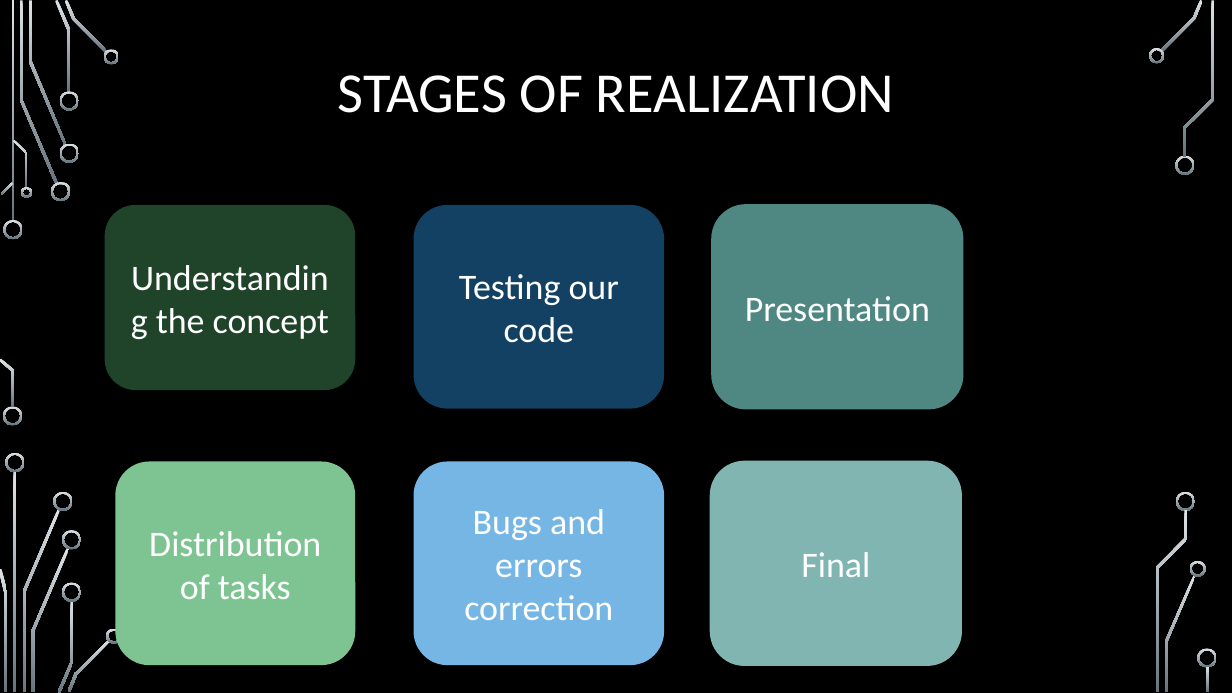
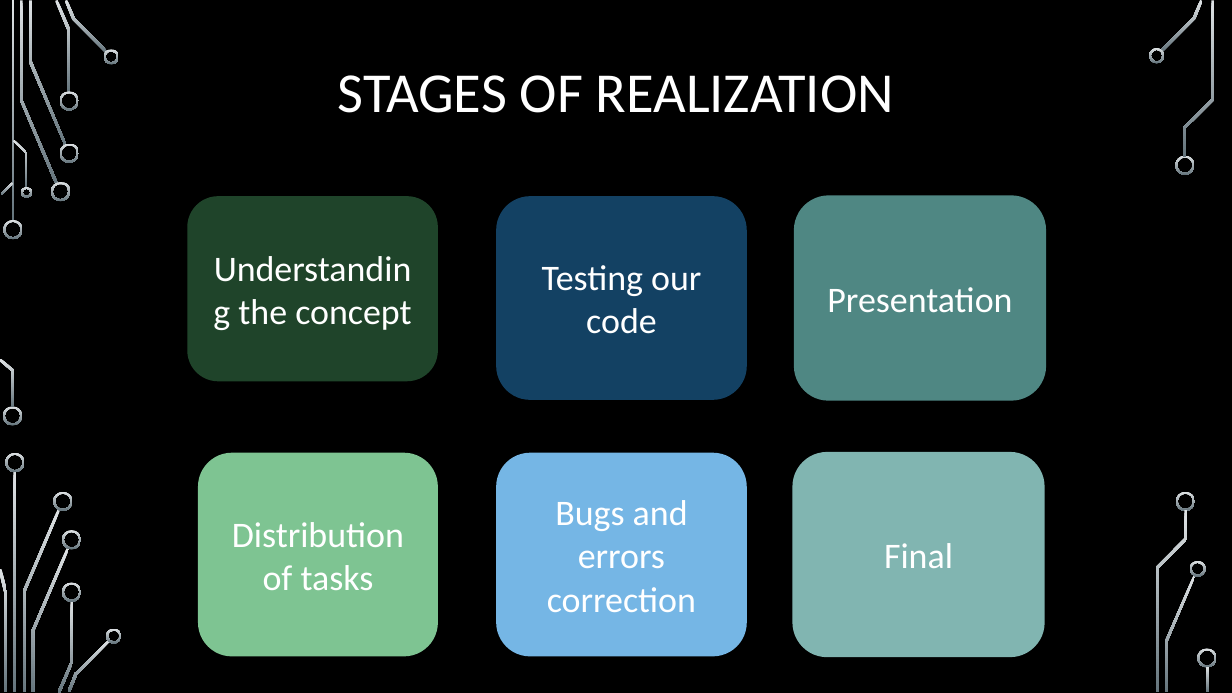
Before and after one commit to INMichevska20/while-logic, a slide deck: slide 3 of Documents/Presentation.pptx. Drawn at 1232x693 pixels with LibreOffice and Linux fonts; fonts in the diff are those of the drawing; background and template pictures are left out. Boxes give left, top, right and bottom in pixels: in the first picture for what was removed or moved away, otherwise in the second. Text is boxed around its words. In the diff, an @@ line names an element or a change of style, - is before the commit and + after.

```diff
--- a/Documents/Presentation.pptx
+++ b/Documents/Presentation.pptx
@@ rounded rectangle "Understanding the concept": place and size @@
-rounded rectangle "Understanding the concept" at bbox=[104, 205, 355, 390]
+rounded rectangle "Understanding the concept" at bbox=[188, 196, 438, 381]
@@ 4 rounded rectangles: place and size @@
-4 rounded rectangles at bbox=[116, 205, 963, 665]
+4 rounded rectangles at bbox=[198, 196, 1045, 656]
@@ rounded rectangle "Final": place and size @@
-rounded rectangle "Final" at bbox=[711, 461, 961, 665]
+rounded rectangle "Final" at bbox=[794, 453, 1044, 656]
```
Also in this commit, not shown: 1 other slide changed, 1 other file.
